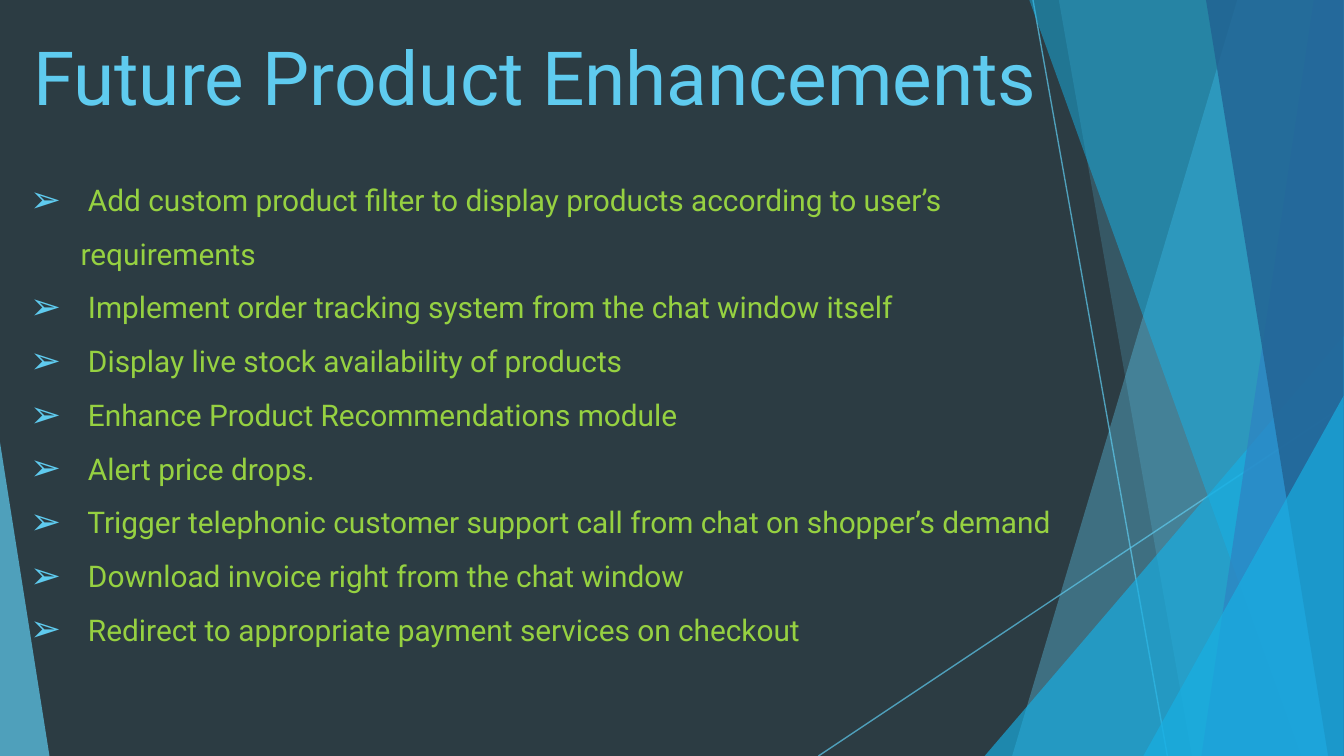
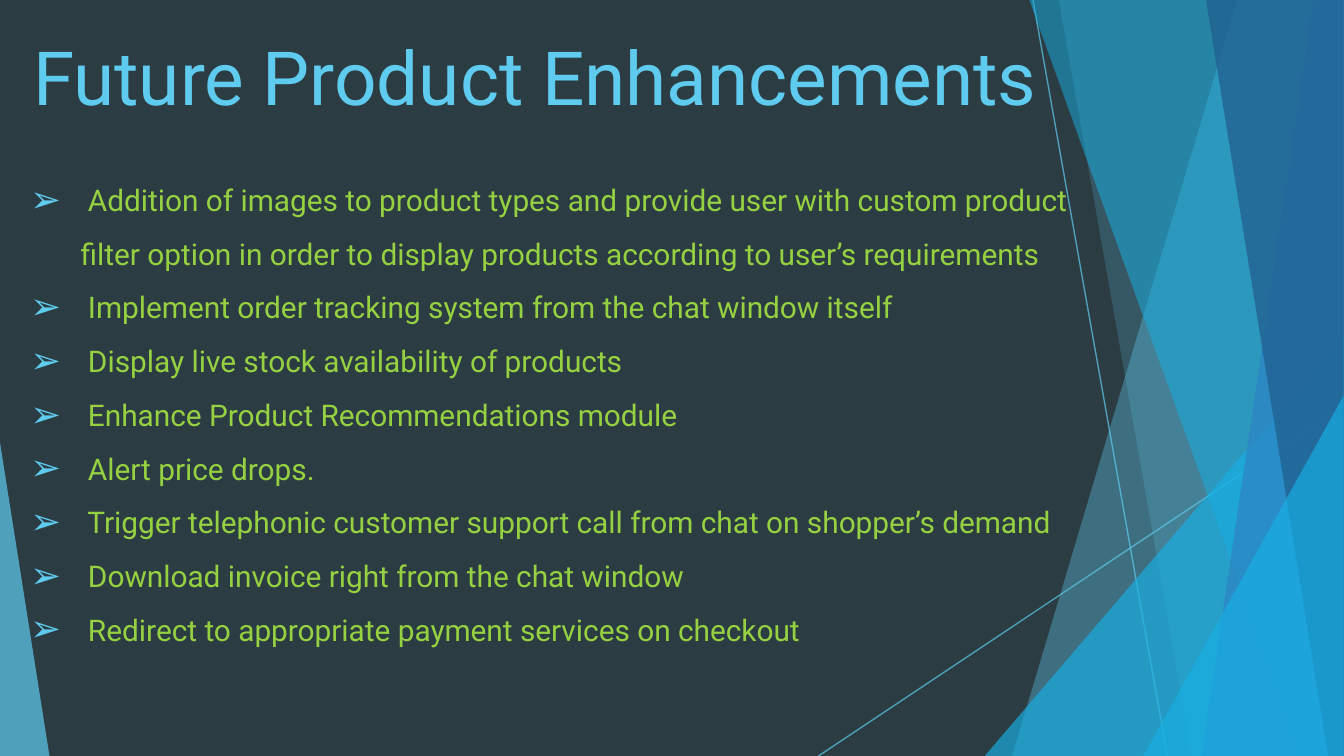
Before and after one commit to rishindramani/HubDroid, a slide deck: slide 10 of Lowe’s_Campus_Hackathon_Presentation.pptx. Drawn at 1344x756 pixels with LibreOffice and Linux fonts; fonts in the diff are those of the drawing. Boxes give left, top, right and bottom in pixels: in the first picture for what was removed or moved away, otherwise in the second. Text is boxed around its words. In the diff, an @@ line names an element or a change of style, - is before the commit and + after.

```diff
--- a/Lowe’s_Campus_Hackathon_Presentation.pptx
+++ b/Lowe’s_Campus_Hackathon_Presentation.pptx
@@ text at [81,183,1067,272]: text changed @@
-➢ Add custom product filter to display products according to user’s requirements
+➢ Addition of images to product types and provide user with custom product filter option in order to display products according to user’s requirements
```
Also in this commit, not shown: 1 other slide changed.
